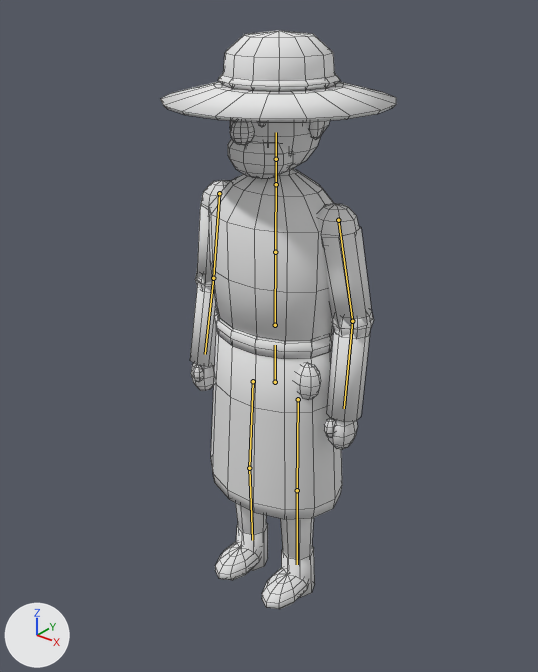
What one commit did to the FBX model Assets/_Project/Art/NPC/NPC_KoyluErkek.fbx.
The view is the same before and after, from a camera (50 mm lens) standing at (1.252, -1.596, 1.916) and looking at (-0.002, -0.028, 0.944). The lights are fixed; the arrows at lower left show +X, +Y and +Z. The older version comes first. The bones that change, and the others that lie on the model, are drawn over the model as lines. Mesh edges are drawn as thin lines.

The first picture shows 'NPC_KoyluErkek_Govde'.
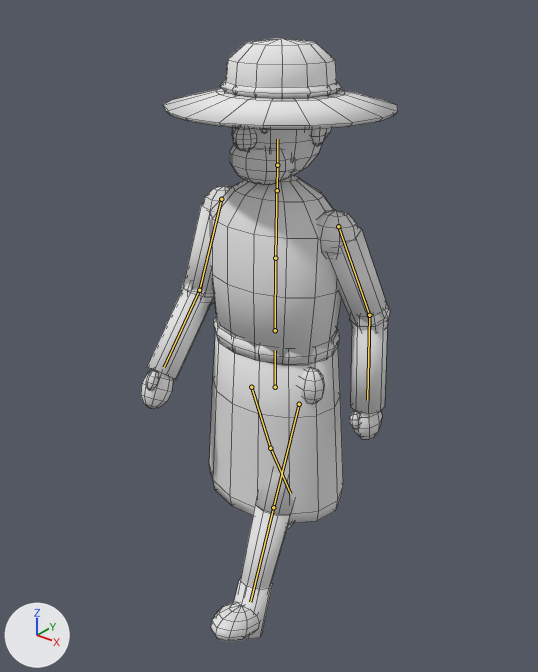
The newer file adds an action. The first version stands in its rest pose; the second is drawn at frame 8 of the action 'KoyluErkek_Yuru_Dongu'.

Where the change shows, as pixel boxes [x1, y1, x2, y2] in the pictures (538 x 672 px):
'NPC_KoyluErkek_Govde', posed (9% wider)
    before: [161, 30, 396, 609]
    after: [141, 38, 398, 642]
bone 'Kalca', root to tip
    before: (275, 382) to (275, 345)
    after: (275, 387) to (275, 350)
bone 'Gogus', root to tip
    before: (275, 252) to (276, 171)
    after: (275, 258) to (277, 177)
bone 'Bas', root to tip
    before: (276, 159) to (276, 132)
    after: (277, 165) to (277, 139)
bone 'Kol_Ust_Sol', root to tip
    before: (338, 220) to (352, 321)
    after: (338, 226) to (369, 315)
bone 'Kol_Alt_Sol', root to tip
    before: (352, 321) to (344, 408)
    after: (369, 315) to (367, 400)
bone 'Kol_Ust_Sag', root to tip
    before: (219, 193) to (213, 278)
    after: (221, 199) to (199, 290)
bone 'Kol_Alt_Sag', root to tip
    before: (213, 278) to (205, 354)
    after: (199, 290) to (164, 367)
bone 'Bacak_Ust_Sol', root to tip
    before: (298, 399) to (297, 490)
    after: (299, 404) to (273, 507)
bone 'Bacak_Ust_Sag', root to tip
    before: (253, 381) to (249, 468)
    after: (251, 387) to (270, 448)

Diff of the bpy script that builds the scene:
```diff
--- a/Assets/_Project/Art/NPC/NPC_KoyluErkek.fbx.py
+++ b/Assets/_Project/Art/NPC/NPC_KoyluErkek.fbx.py
@@ bone_kalca @@
 bone_kalca = bpy.data.objects['NPC_KoyluErkek'].pose.bones['Kalca']
-bone_kalca.location = (0.0, 0.0, 0.0)
-bone_kalca.rotation_quaternion = (1.0, 0.0, 0.0, 0.0)  # degrees (0, 0, 0)
+bone_kalca.location = (0.0, -0.018, 0.0)
+bone_kalca.rotation_quaternion = (0.999, 0.0, 0.035, 0.0)  # degrees (0, 4, 0)
@@ bone_gogus @@
 bone_gogus = bpy.data.objects['NPC_KoyluErkek'].pose.bones['Gogus']  # child of 'Omurga'
-bone_gogus.rotation_quaternion = (1.0, 0.0, 0.0, 0.0)  # degrees (0, 0, 0)
+bone_gogus.rotation_quaternion = (0.999, -0.013, -0.044, -0.001)  # degrees (-2, -5, 0)
@@ bone_bas @@
 bone_bas = bpy.data.objects['NPC_KoyluErkek'].pose.bones['Bas']  # child of 'Boyun'
-bone_bas.rotation_quaternion = (1.0, 0.0, 0.0, 0.0)  # degrees (0, 0, 0)
+bone_bas.rotation_quaternion = (1.0, 0.009, 0.013, 0.0)  # degrees (1, 2, 0)
@@ bone_kol_ust_sol @@
 bone_kol_ust_sol = bpy.data.objects['NPC_KoyluErkek'].pose.bones['Kol_Ust_Sol']  # child of 'Gogus'
-bone_kol_ust_sol.rotation_quaternion = (1.0, 0.0, 0.0, 0.0)  # degrees (0, 0, 0)
+bone_kol_ust_sol.rotation_quaternion = (0.99, 0.139, 0.0, 0.0)  # degrees (16, 0, 0)
@@ bone_kol_alt_sol @@
 bone_kol_alt_sol = bpy.data.objects['NPC_KoyluErkek'].pose.bones['Kol_Alt_Sol']  # child of 'Kol_Ust_Sol'
-bone_kol_alt_sol.rotation_quaternion = (1.0, 0.0, 0.0, 0.0)  # degrees (0, 0, 0)
+bone_kol_alt_sol.rotation_quaternion = (0.996, -0.087, 0.0, 0.0)  # degrees (-10, 0, 0)
@@ bone_kol_ust_sag @@
 bone_kol_ust_sag = bpy.data.objects['NPC_KoyluErkek'].pose.bones['Kol_Ust_Sag']  # child of 'Gogus'
-bone_kol_ust_sag.rotation_quaternion = (1.0, 0.0, 0.0, 0.0)  # degrees (0, 0, 0)
+bone_kol_ust_sag.rotation_quaternion = (0.99, -0.139, 0.0, 0.0)  # degrees (-16, 0, 0)
@@ bone_kol_alt_sag @@
 bone_kol_alt_sag = bpy.data.objects['NPC_KoyluErkek'].pose.bones['Kol_Alt_Sag']  # child of 'Kol_Ust_Sag'
-bone_kol_alt_sag.rotation_quaternion = (1.0, 0.0, 0.0, 0.0)  # degrees (0, 0, 0)
+bone_kol_alt_sag.rotation_quaternion = (0.99, -0.139, 0.0, 0.0)  # degrees (-16, 0, 0)
@@ bone_bacak_ust_sol @@
 bone_bacak_ust_sol = bpy.data.objects['NPC_KoyluErkek'].pose.bones['Bacak_Ust_Sol']  # child of 'Kalca'
-bone_bacak_ust_sol.rotation_quaternion = (1.0, 0.0, 0.0, 0.0)  # degrees (0, 0, 0)
+bone_bacak_ust_sol.rotation_quaternion = (0.978, -0.208, 0.0, 0.0)  # degrees (-24, 0, 0)
@@ bone_bacak_ust_sag @@
 bone_bacak_ust_sag = bpy.data.objects['NPC_KoyluErkek'].pose.bones['Bacak_Ust_Sag']  # child of 'Kalca'
-bone_bacak_ust_sag.rotation_quaternion = (1.0, 0.0, 0.0, 0.0)  # degrees (0, 0, 0)
+bone_bacak_ust_sag.rotation_quaternion = (0.978, 0.208, 0.0, 0.0)  # degrees (24, 0, 0)
```
